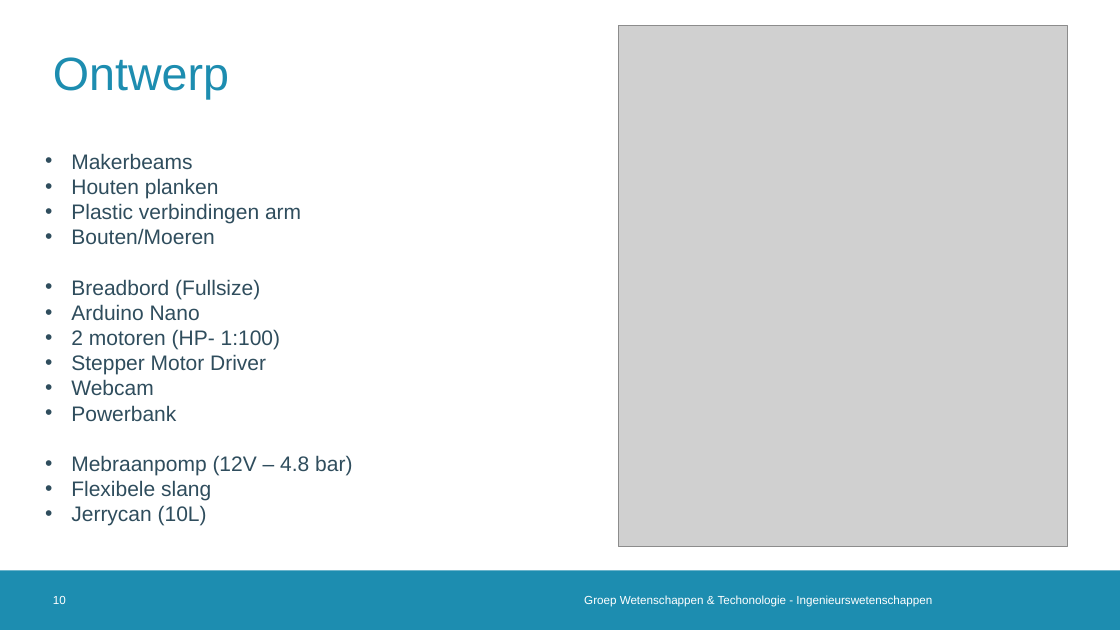
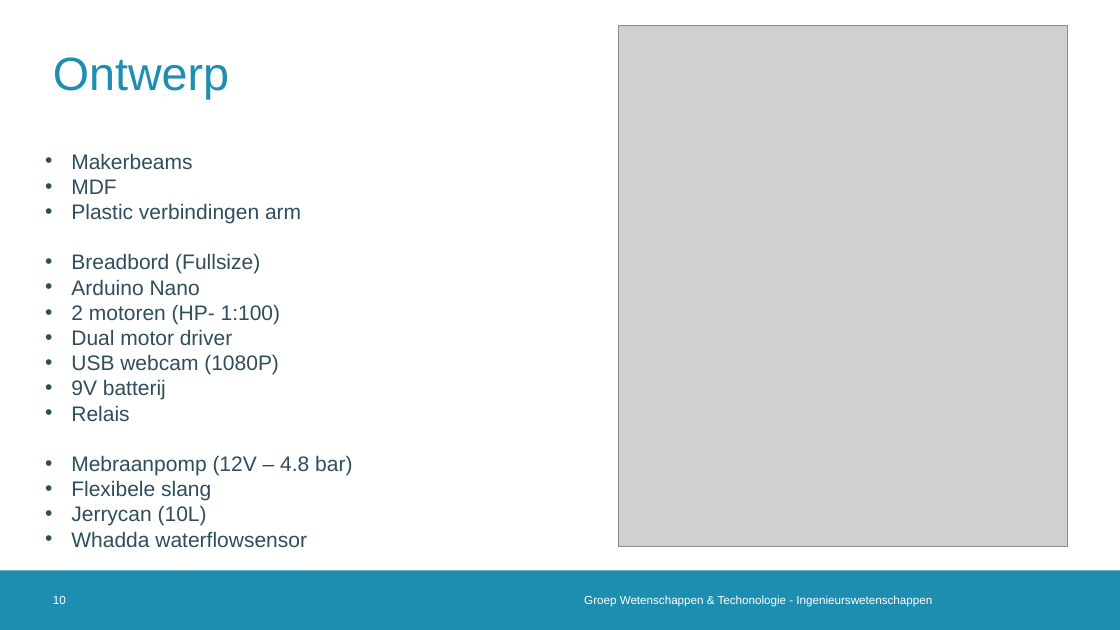
Before and after one commit to 2023-2022-KULAK-IW/2022_2023_Probleemoplossen_en_Ontwerpen_2, a slide deck: slide 10 of LATEX + ppt/Tussentijdse Presentatie .pptx. Drawn at 1120x630 pixels with LibreOffice and Linux fonts; fonts in the diff are those of the drawing; grey boxes stand for pictures; background and template pictures are left out. Boxes give left, top, right and bottom in pixels: in the first picture for what was removed or moved away, otherwise in the second. Text is boxed around its words. In the diff, an @@ line names an element or a change of style, - is before the commit and + after.

```diff
--- a/LATEX + ppt/Tussentijdse Presentatie .pptx
+++ b/LATEX + ppt/Tussentijdse Presentatie .pptx
@@ text at <box>71,179,116,194</box>: text changed @@
-• Houten planken
+• MDF
@@ text at <box>71,228,214,245</box>: paragraph removed @@
-• Bouten/Moeren
@@ text at <box>71,329,279,421</box>: text changed @@
-• Stepper Motor Driver
-• Webcam
-• Powerbank
+• Dual motor driver
+• USB webcam (1080P)
+• 9V batterij
+• Relais
@@ text at <box>71,531,307,547</box>: paragraph added @@
+• Whadda waterflowsensor
```
Also in this commit, not shown: 17 other slides changed, 2 slides added, 1 other file.
